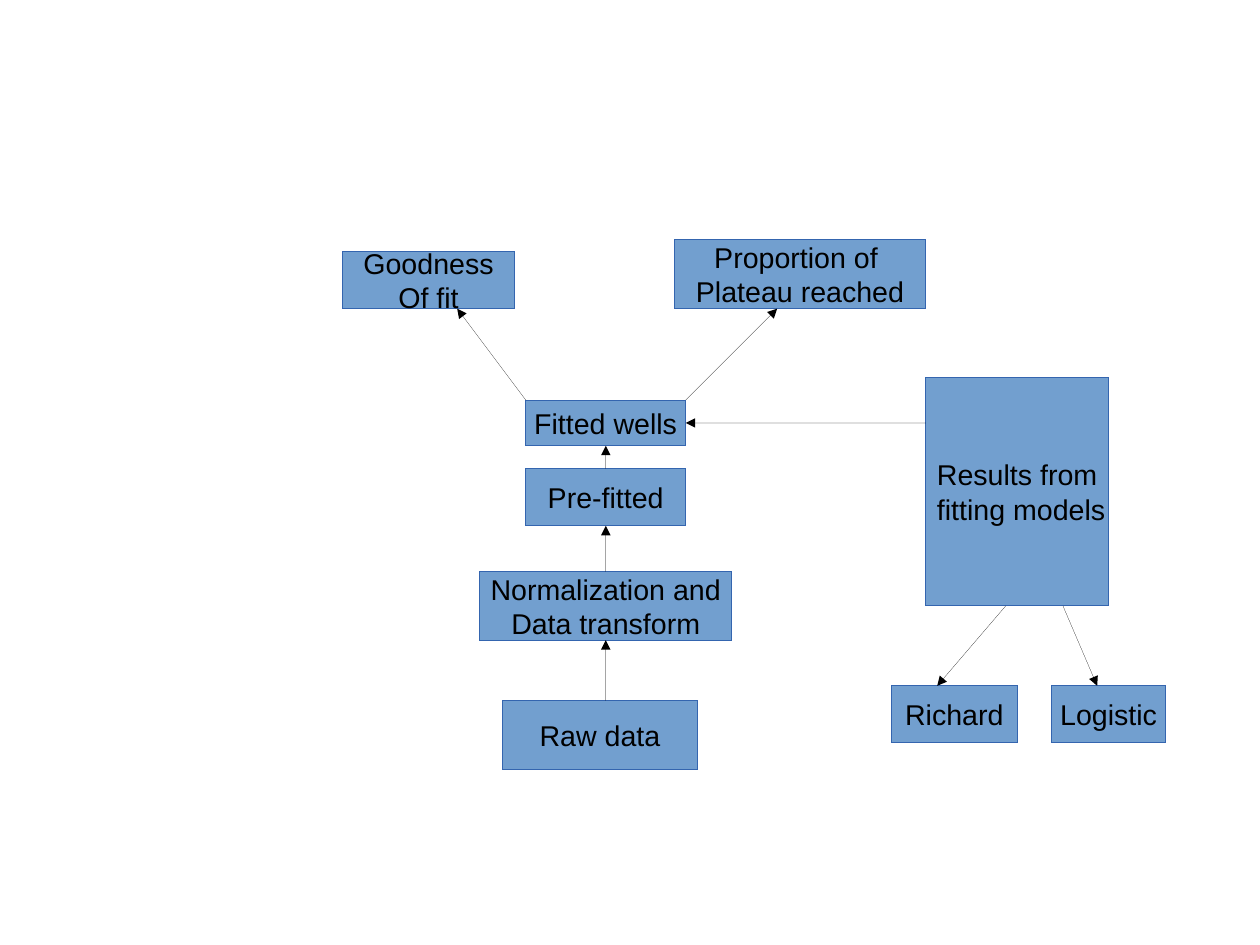
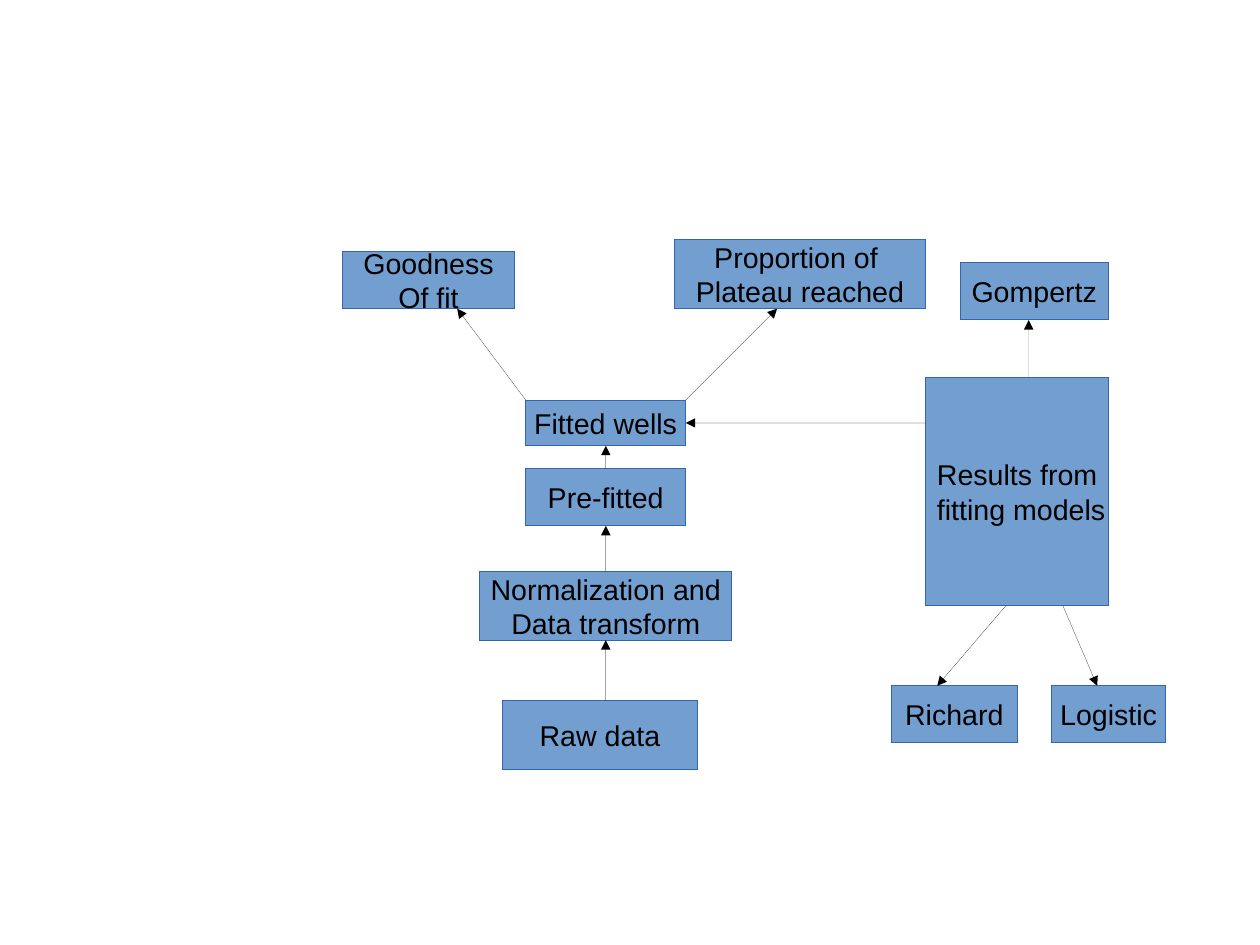
Before and after one commit to ForteGS/GLBRC-GCAT-Documentation, a slide deck: slide 1 of ProcessesGraph.odp. Drawn at 1260x945 pixels with LibreOffice and Linux fonts; fonts in the diff are those of the drawing. Boxes give left, top, right and bottom in pixels: in the first picture for what was removed or moved away, otherwise in the second. Text is boxed around its words. In the diff, an @@ line names an element or a change of style, - is before the commit and + after.

```diff
--- a/ProcessesGraph.odp
+++ b/ProcessesGraph.odp
@@ rectangle added at [960,263,1109,320], fill #729FCF, outline #3465AF 0 pt, 18 pt, text #000000 @@
+Gompertz
@@ arrow added from (1029, 377) to (1029, 320), #000000 0 pt @@
```
Also in this commit, not shown: 13 other files.
